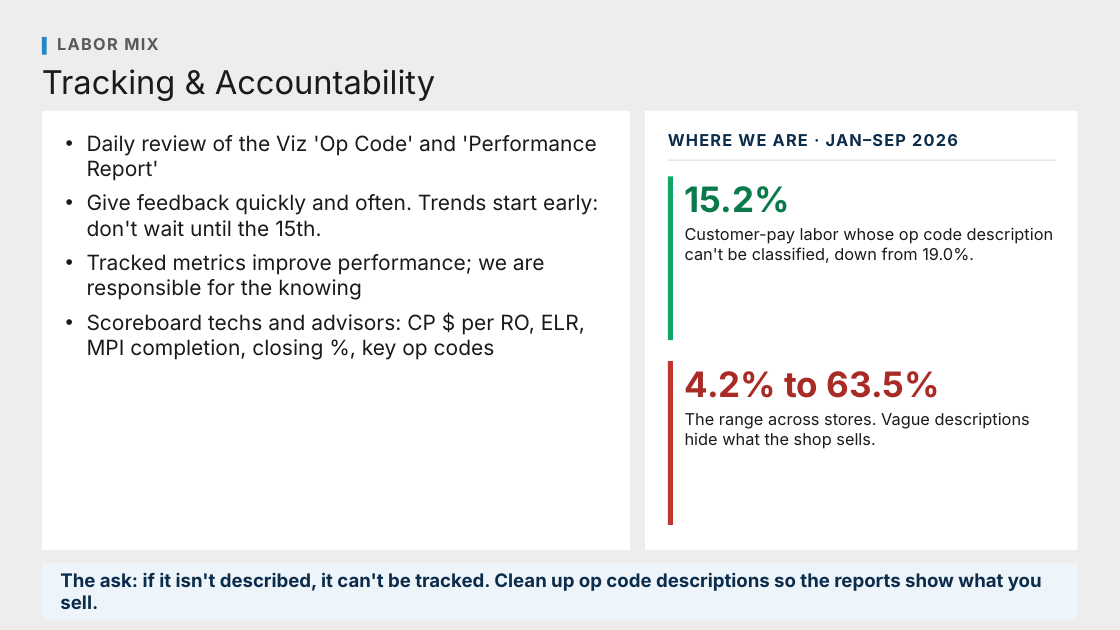
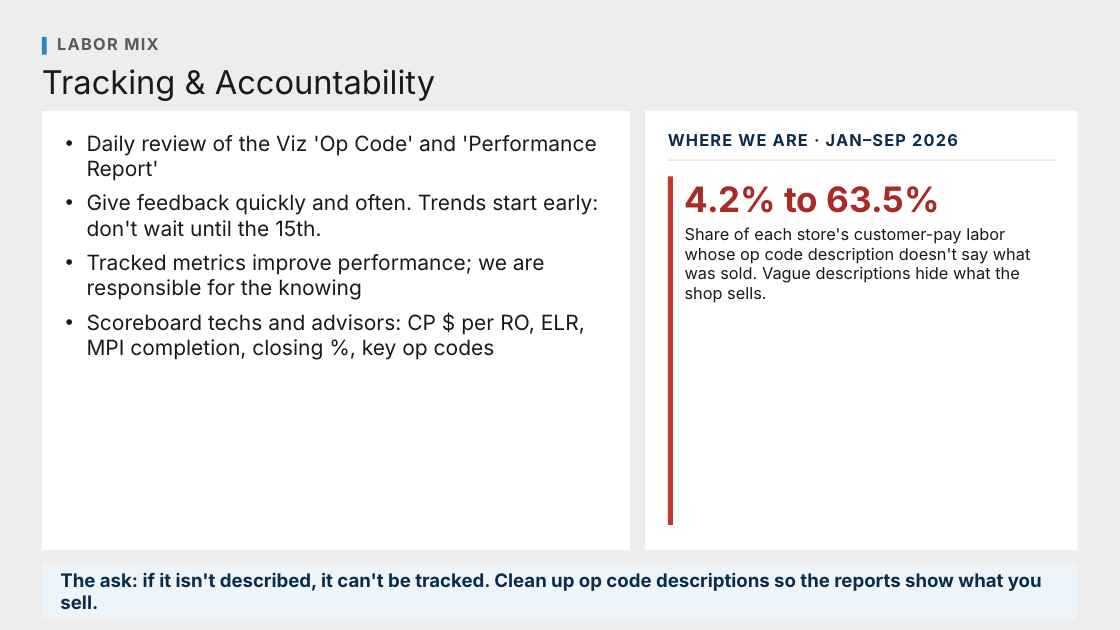
Before and after one commit to Ndresner/Noah, a slide deck: slide 8 of day2-deck/decks/Talking Points - Day 2.pptx. Drawn at 1120x630 pixels with LibreOffice and Linux fonts; fonts in the diff are those of the drawing. Boxes give left, top, right and bottom in pixels: in the first picture for what was removed or moved away, otherwise in the second. Text is boxed around its words. In the diff, an @@ line names an element or a change of style, - is before the commit and + after.

```diff
--- a/day2-deck/decks/Talking Points - Day 2.pptx
+++ b/day2-deck/decks/Talking Points - Day 2.pptx
@@ rectangle: place and size @@
-rectangle at (668,176,673,340)
+rectangle at (668,176,673,525)
@@ rectangle at (668,176,673,525): fill #12A566 to #C2352F @@
@@ text at (685,186,940,213): text changed; text colour #0B7A4A to #A82B26 @@
-15.2%
+4.2% to 63.5%
@@ text at (685,227,1031,303): text changed @@
-Customer-pay labor whose op code description can't be classified, down from 19.0%.
+Share of each store's customer-pay labor whose op code description doesn't say what was sold. Vague descriptions hide what the shop sells.
@@ rectangle removed at (668,361,673,525) @@
@@ text removed at (685,371,940,398) @@
-4.2% to 63.5%
@@ text removed at (685,413,1030,449) @@
-The range across stores. Vague descriptions hide what the shop sells.
```
Also in this commit, not shown: 1 other slide changed, 2 other files.
